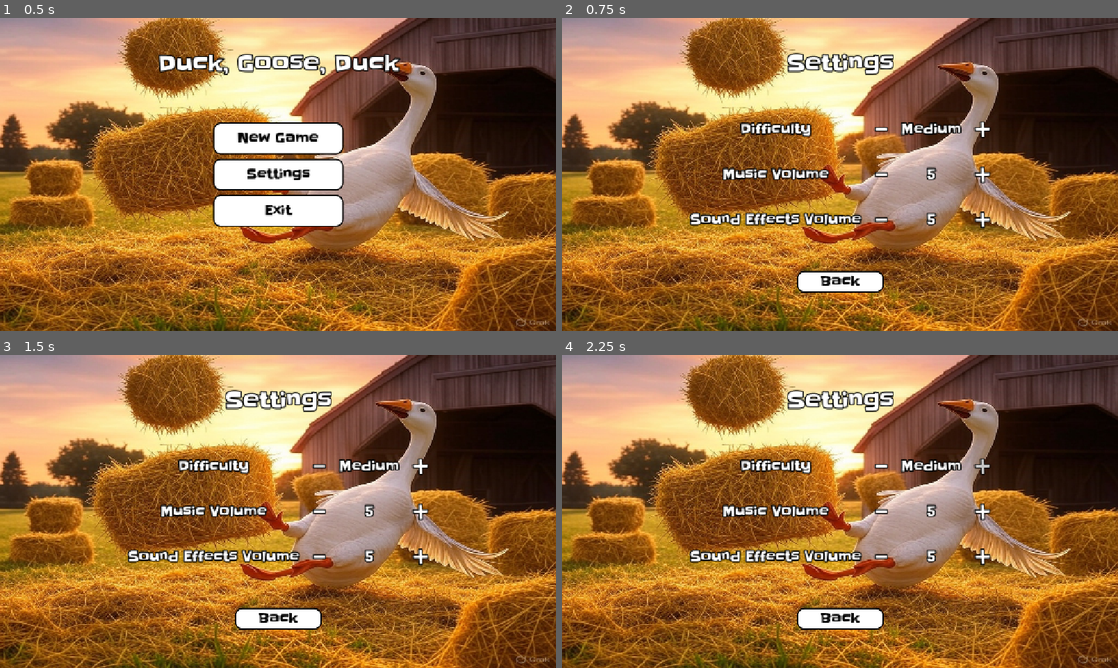
Above: before the commit, frames 1-4 (two rows, left to right).
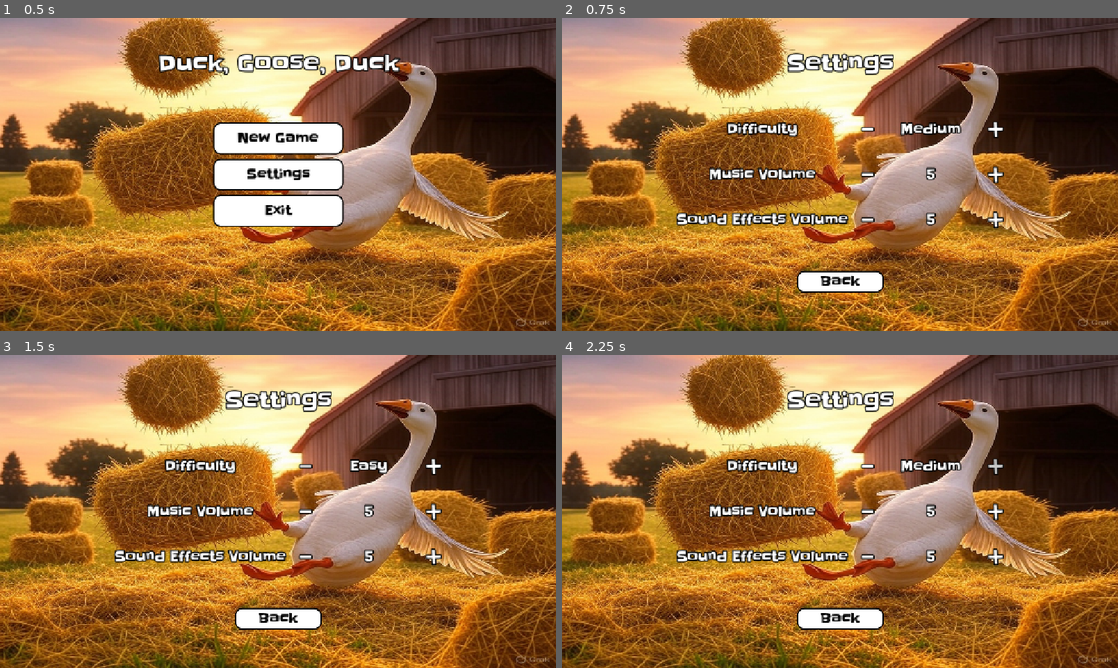
Above: after the commit, the same moments.

Repository: ZaydAlnabulsi/CMSC495-Geometry-Dash
Game: Godot game, scene res://scenes/scene_manager.tscn
Same seed, same stepped clock (60 frames per second), same inputs: the game is played once before the commit and once after it.
Inputs:
- Up to frame 1 (0.5 s): no input
- Up to frame 2 (0.75 s): click "Settings" at 0.5 s
- Up to frame 3 (1.5 s): click "-" at 1.25 s
- Up to frame 4 (2.25 s): click "+" at 2 s

Frame 1 is identical in both runs. In frame 2, 3.2% of the frame differs, in the area x 20-80%, y 33-68%; in frame 3, 3.4%; in frame 4, 3.2%.

Commit message:
Global variables created and settings menu sets them

Diff:
--- a/geometrydashclone/scenes/main_menu.tscn
+++ b/geometrydashclone/scenes/main_menu.tscn
@@ -122,6 +122,7 @@
 theme_override_styles/pressed = SubResource("StyleBoxFlat_bqqt6")
 theme_override_styles/normal = SubResource("StyleBoxFlat_8ln24")
 text = "Exit"
+
 [node name="Label" type="Label" parent="."]
 layout_mode = 1
 anchors_preset = 5
--- a/geometrydashclone/scenes/settings_menu.tscn
+++ b/geometrydashclone/scenes/settings_menu.tscn
@@ -134,6 +134,7 @@
 text = "-"
 
 [node name="DifficultySettingLabel" type="Label" parent="GridContainer"]
+custom_minimum_size = Vector2(200, 0)
 layout_mode = 2
 theme_override_colors/font_outline_color = Color(0, 0, 0, 1)
 theme_override_constants/outline_size = 10
@@ -186,6 +187,7 @@
 text = "-"
 
 [node name="MusicVolumeSettingLabel" type="Label" parent="GridContainer"]
+custom_minimum_size = Vector2(200, 0)
 layout_mode = 2
 theme_override_colors/font_outline_color = Color(0, 0, 0, 1)
 theme_override_constants/outline_size = 10
@@ -238,6 +240,7 @@
 text = "-"
 
 [node name="SoundEffectsVolumeSettingLabel" type="Label" parent="GridContainer"]
+custom_minimum_size = Vector2(200, 0)
 layout_mode = 2
 theme_override_colors/font_outline_color = Color(0, 0, 0, 1)
 theme_override_constants/outline_size = 10
@@ -290,4 +293,10 @@
 theme_override_styles/normal = SubResource("StyleBoxFlat_48ojb")
 text = "Back"
 
+[connection signal="pressed" from="GridContainer/DifficultyMinusButton" to="." method="_on_difficulty_minus_button_pressed"]
+[connection signal="pressed" from="GridContainer/DifficultyPlusButton" to="." method="_on_difficulty_plus_button_pressed"]
+[connection signal="pressed" from="GridContainer/MusicVolumeMinusButton" to="." method="_on_music_volume_minus_button_pressed"]
+[connection signal="pressed" from="GridContainer/MusicVolumePlusButton" to="." method="_on_music_volume_plus_button_pressed"]
+[connection signal="pressed" from="GridContainer/SoundEffectsVolumeMinusButton" to="." method="_on_sound_effects_volume_minus_button_pressed"]
+[connection signal="pressed" from="GridContainer/SoundEffectsVolumePlusButton" to="." method="_on_sound_effects_volume_plus_button_pressed"]
 [connection signal="pressed" from="BackButton" to="." method="_on_back_button_pressed"]
--- a/geometrydashclone/scripts/global.gd
+++ b/geometrydashclone/scripts/global.gd
@@ -1,3 +1,6 @@
 extends Node
 
 var scene_manager : SceneManager
+var difficulty : int = 2
+var sound_effects_volume : int = 5
+var music_volume : int = 5
--- a/geometrydashclone/scripts/settings_menu.gd
+++ b/geometrydashclone/scripts/settings_menu.gd
@@ -3,3 +3,46 @@
 
 func _on_back_button_pressed() -> void:
 	Global.scene_manager.change_scene("res://scenes/main_menu.tscn")
+
+
+func _on_difficulty_minus_button_pressed() -> void:
+	match Global.difficulty:
+		3:
+			Global.difficulty = 2
+			get_node("GridContainer/DifficultySettingLabel").text = "Medium"
+		2:
+			Global.difficulty = 1
+			get_node("GridContainer/DifficultySettingLabel").text = "Easy"
+
+
+func _on_difficulty_plus_button_pressed() -> void:
+	match Global.difficulty:
+		1:
+			Global.difficulty = 2
+			get_node("GridContainer/DifficultySettingLabel").text = "Medium"
+		2:
+			Global.difficulty = 3
+			get_node("GridContainer/DifficultySettingLabel").text = "Hard"
+
+
+func _on_music_volume_minus_button_pressed() -> void:
+	if Global.music_volume > 1:
+		Global.music_volume -= 1
+		get_node("GridContainer/MusicVolumeSettingLabel").text = str(Global.music_volume)
+
+func _on_music_volume_plus_button_pressed() -> void:
+	if Global.music_volume < 10:
+		Global.music_volume += 1
+		get_node("GridContainer/MusicVolumeSettingLabel").text = str(Global.music_volume)
+
+
+func _on_sound_effects_volume_minus_button_pressed() -> void:
+	if Global.sound_effects_volume > 1:
+		Global.sound_effects_volume -= 1
+		get_node("GridContainer/SoundEffectsVolumeSettingLabel").text = str(Global.sound_effects_volume)
+
+
+func _on_sound_effects_volume_plus_button_pressed() -> void:
+	if Global.sound_effects_volume < 10:
+		Global.sound_effects_volume += 1
+		get_node("GridContainer/SoundEffectsVolumeSettingLabel").text = str(Global.sound_effects_volume)
